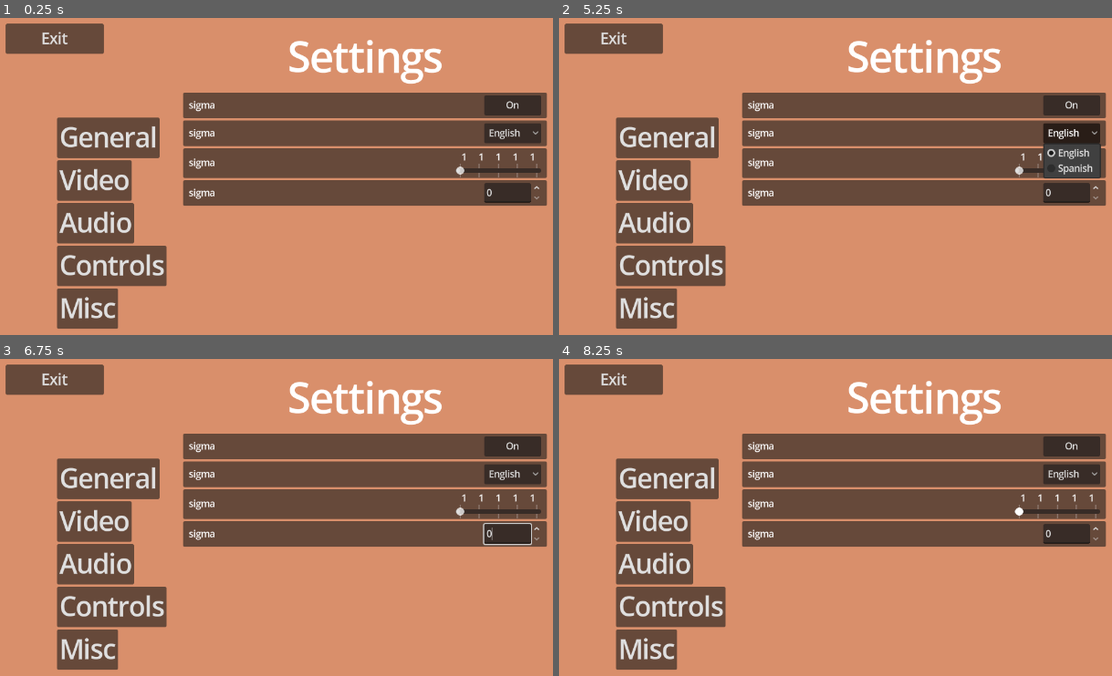
Above: before the commit, frames 1-4 (two rows, left to right).
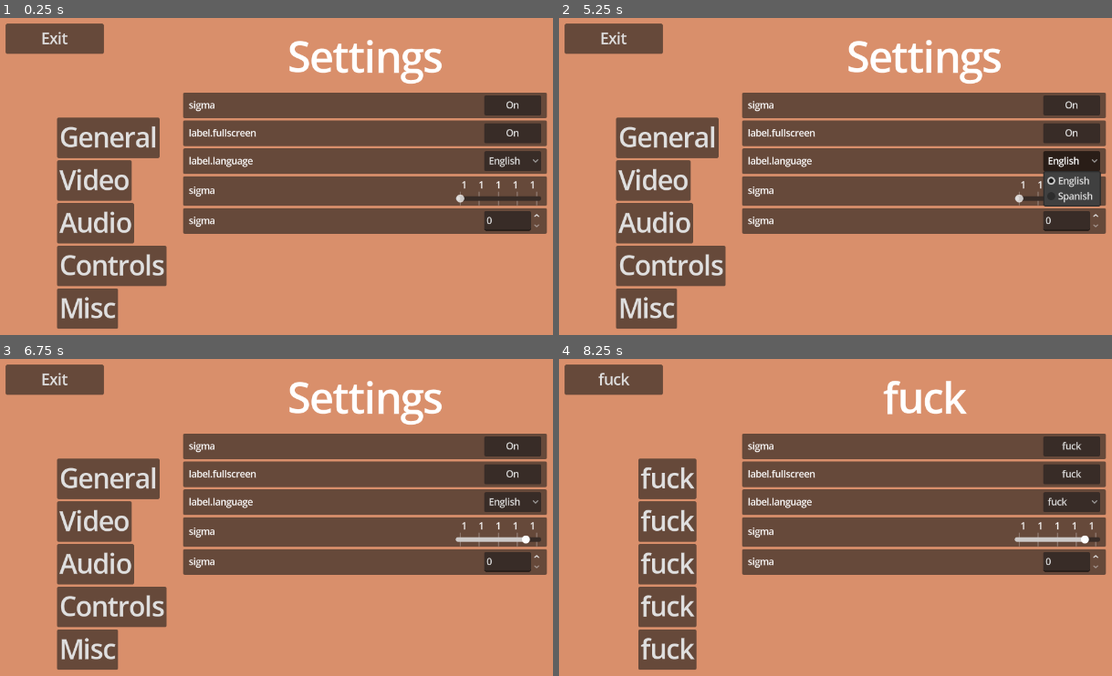
Above: after the commit, the same moments.

Repository: Rivmo/Super-Smash-Guys
Game: Godot game, scene res://scenes/settings_menu_screen.tscn
The game is run twice, just before and just after one commit, with the same random seed, the same clock (stepped at 60 frames per second) and the same inputs. This scene is started directly instead of the project's main scene.
Inputs (mouse positions are in pixels of both pictures, inside the frame that each line leads up to):
- Up to frame 1 (0.25 s): no input
- Up to frame 2 (5.25 s): click "On" at 0.5 s; click (1073, 106) at 1.25 s, where only the run before the commit has a clickable "Off"; click "General" at 2 s; click "Video" at 2.75 s; click "Audio" at 3.5 s; click "Misc" at 4.25 s; click "English" at 5 s
- Up to frame 3 (6.75 s): click "Controls" at 5.75 s; move the mouse to (525, 542) at 6.52 s; hold Right (Right) from 6.53 s (still down); tap O (Attack) at 6.6 s; click (525, 542) at 6.67 s
- Up to frame 4 (8.25 s): tap Up (Jump) at 6.77, 7.52 s; tap Enter at 7.25 s; move the mouse to (780, 584) at 7.27 s; tap Down (Crouch) at 7.35 s; tap Space (Dash) at 8, 8.1 s; move the mouse to (995, 473) at 8.02 s; release Right (Right) at 8.03 s; hold Left (Left) from 8.03 s (still down)

The runs differ from the first frame. In frame 1, 8.3% of the frame differs, in the area x 33-100%, y 35-69%; in frame 2, 8.8%; in frame 3, 8.5%; in frame 4, 16%, in the area x 7-100%, y 4-98%.

Commit message:
added fullscreen option
idk if it works bc I couldn't test properly

Diff:
--- a/scenes/settings_menu_screen.tscn
+++ b/scenes/settings_menu_screen.tscn
@@ -1,8 +1,8 @@
 [gd_scene format=3 uid="uid://b7l4vewmcw08s"]
 
 [ext_resource type="Script" uid="uid://c0yhdwe7dab23" path="res://scripts/settings_menu_screen.gd" id="1_cie3p"]
-[ext_resource type="Script" uid="uid://ct7dkt6vlfj3i" path="res://scripts/button_switch.gd" id="2_4emew"]
-[ext_resource type="Script" uid="uid://xmmfh26in42w" path="res://scripts/option_button.gd" id="3_o38cp"]
+[ext_resource type="Script" uid="uid://ct7dkt6vlfj3i" path="res://scripts/fullscreen_option.gd" id="2_4emew"]
+[ext_resource type="Script" uid="uid://xmmfh26in42w" path="res://scripts/language_option.gd" id="3_o38cp"]
 
 [node name="Settings Menu" type="Control" unique_id=251010454]
 layout_mode = 3
@@ -122,6 +122,31 @@
 layout_mode = 2
 size_flags_horizontal = 8
 text = "button.on"
+
+[node name="On_Off Setting2" type="PanelContainer" parent="ScrollContainer/VBoxContainer" unique_id=173975251]
+custom_minimum_size = Vector2(0, 45)
+layout_mode = 2
+
+[node name="MarginContainer" type="MarginContainer" parent="ScrollContainer/VBoxContainer/On_Off Setting2" unique_id=1186636534]
+layout_mode = 2
+theme_override_constants/margin_left = 10
+
+[node name="SettingsLabel" type="Label" parent="ScrollContainer/VBoxContainer/On_Off Setting2/MarginContainer" unique_id=1191173664]
+layout_mode = 2
+size_flags_horizontal = 2
+text = "label.fullscreen"
+
+[node name="MarginContainer2" type="MarginContainer" parent="ScrollContainer/VBoxContainer/On_Off Setting2" unique_id=2070017210]
+layout_mode = 2
+theme_override_constants/margin_top = 5
+theme_override_constants/margin_right = 10
+theme_override_constants/margin_bottom = 5
+
+[node name="SettingsButton" type="Button" parent="ScrollContainer/VBoxContainer/On_Off Setting2/MarginContainer2" unique_id=980435315]
+custom_minimum_size = Vector2(100, 0)
+layout_mode = 2
+size_flags_horizontal = 8
+text = "button.on"
 script = ExtResource("2_4emew")
 
 [node name="Drop_Down Setting" type="PanelContainer" parent="ScrollContainer/VBoxContainer" unique_id=604525211]
@@ -135,7 +160,7 @@
 [node name="SettingsLabel" type="Label" parent="ScrollContainer/VBoxContainer/Drop_Down Setting/MarginContainer" unique_id=620911961]
 layout_mode = 2
 size_flags_horizontal = 2
-text = "sigma"
+text = "label.language"
 
 [node name="MarginContainer2" type="MarginContainer" parent="ScrollContainer/VBoxContainer/Drop_Down Setting" unique_id=1211624359]
 layout_mode = 2
@@ -268,5 +293,6 @@
 text = "button.exit"
 
 [connection signal="pressed" from="ScrollContainer/VBoxContainer/On_Off Setting/MarginContainer2/SettingsButton" to="ScrollContainer/VBoxContainer/On_Off Setting/MarginContainer2/SettingsButton" method="_on_pressed"]
+[connection signal="pressed" from="ScrollContainer/VBoxContainer/On_Off Setting2/MarginContainer2/SettingsButton" to="ScrollContainer/VBoxContainer/On_Off Setting2/MarginContainer2/SettingsButton" method="_on_pressed"]
 [connection signal="item_selected" from="ScrollContainer/VBoxContainer/Drop_Down Setting/MarginContainer2/OptionButton" to="ScrollContainer/VBoxContainer/Drop_Down Setting/MarginContainer2/OptionButton" method="_on_item_selected"]
 [connection signal="pressed" from="MarginContainer3/Exit" to="." method="_on_exit_pressed"]
--- a/scripts/button_switch.gd
+++ b/scripts/fullscreen_option.gd
@@ -5,5 +5,7 @@
 func _on_pressed() -> void:
 	if button.text == "button.on":
 		button.text = "button.off"
+		DisplayServer.window_set_mode(DisplayServer.WINDOW_MODE_WINDOWED)
 	elif button.text == "button.off":
 		button.text = "button.on"
+		DisplayServer.window_set_mode(DisplayServer.WINDOW_MODE_FULLSCREEN)
Renamed: scripts/button_switch.gd.uid -> scripts/fullscreen_option.gd.uid
Renamed: scripts/option_button.gd -> scripts/language_option.gd
Renamed: scripts/option_button.gd.uid -> scripts/language_option.gd.uid
